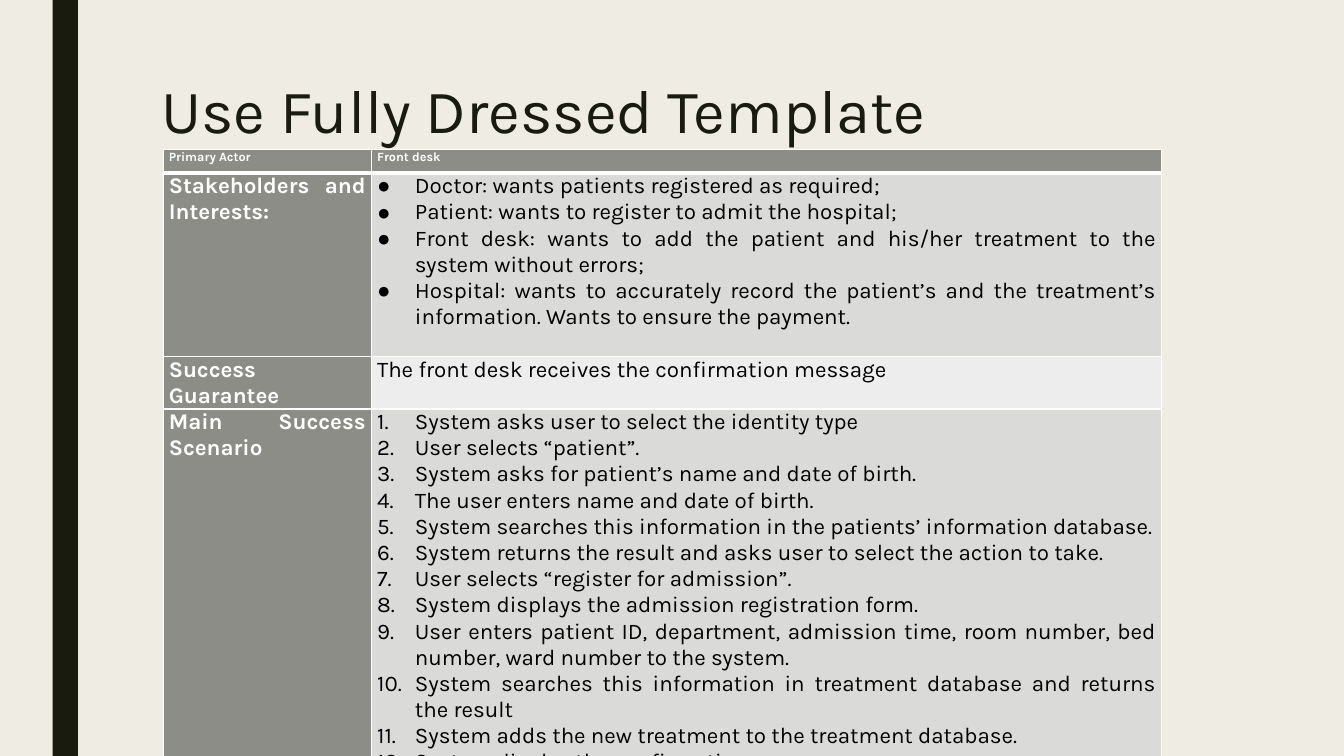
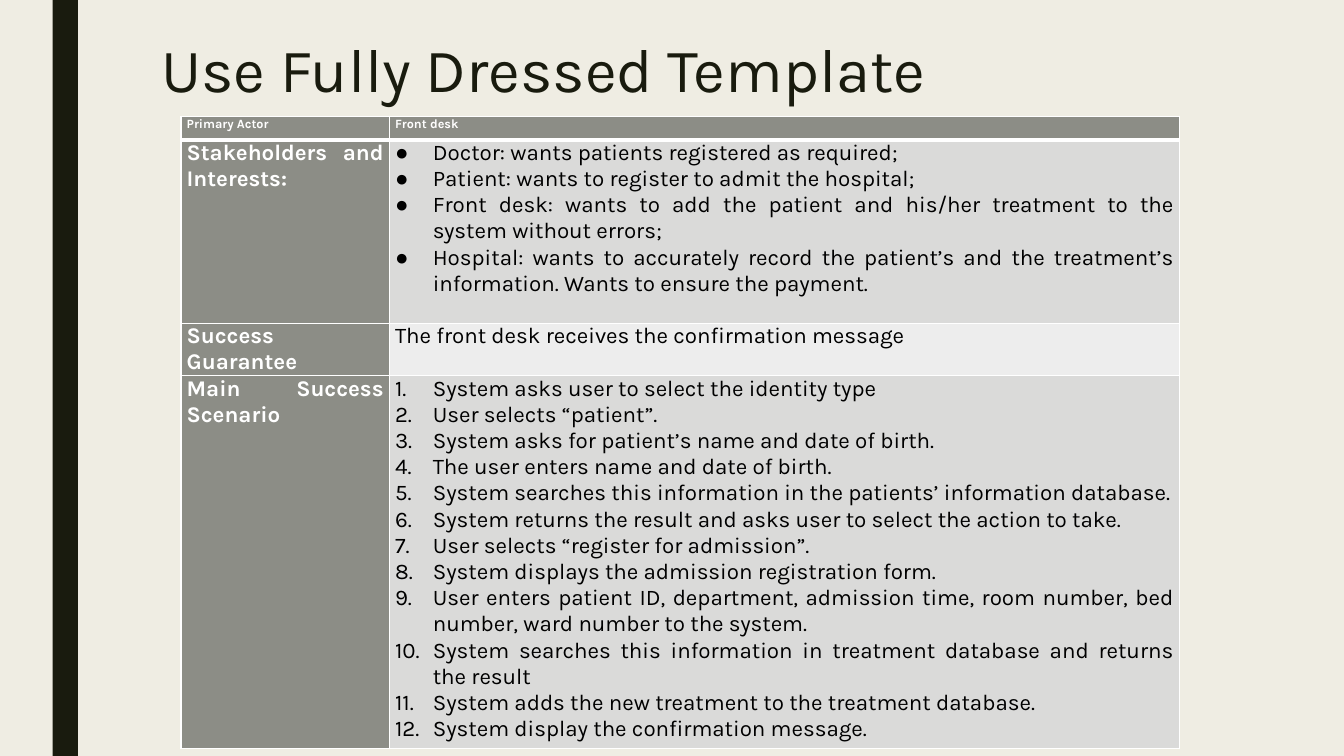
Before and after one commit to hlj1010/HEALTH-CASTLE, a slide deck: slide 6 of Presentation/Software Design Methods Slide.pptx. Drawn at 1344x756 pixels with LibreOffice and Linux fonts; fonts in the diff are those of the drawing. Boxes give left, top, right and bottom in pixels: in the first picture for what was removed or moved away, otherwise in the second. Text is boxed around its words. In the diff, an @@ line names an element or a change of style, - is before the commit and + after.

Commit message:
new

```diff
--- a/Presentation/Software Design Methods Slide.pptx
+++ b/Presentation/Software Design Methods Slide.pptx
@@ title "Use Fully Dressed Template": place and size @@
-title "Use Fully Dressed Template" at box(161, 91, 925, 148)
+title "Use Fully Dressed Template" at box(161, 50, 925, 107)
@@ table: place and size @@
-table at box(163, 150, 1163, 756)
+table at box(181, 117, 1181, 748)
```
Also in this commit, not shown: 1 other slide changed.
